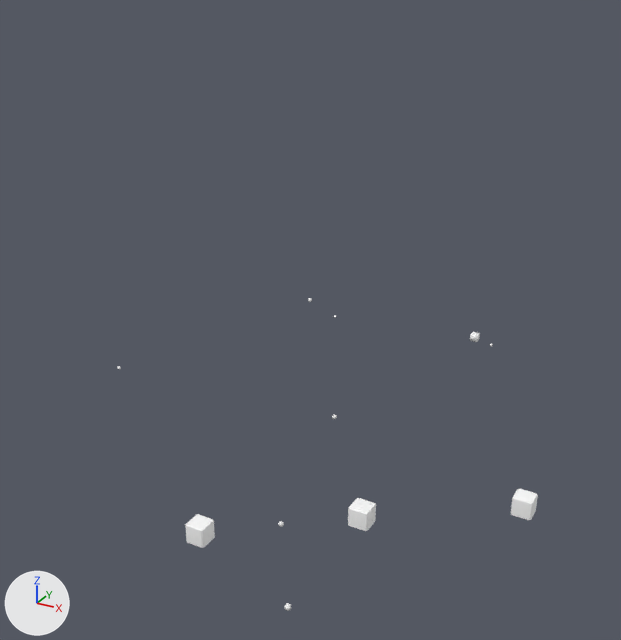
Before and after pictures for a commit that changed the FBX model Reference/Resource/Mesh/Animation/Effect/E_EF_Freeze.fbx.
Camera for both pictures: a 50 mm lens placed at (0.0112, -0.0244, 0.0215), pointed at (-0.0019, -0.0006, 0.0096). Arrows for +X, +Y and +Z are at lower left; the lights stay in place. Where no turn or scale is listed for an object, it has been applied to the vertices. Vertices at the same position are counted once.

In view in the first picture: 'box1', 'box2', 'box3', 'core', 'core6 1', 'core6 2', 'core6 3', 'moyou'.
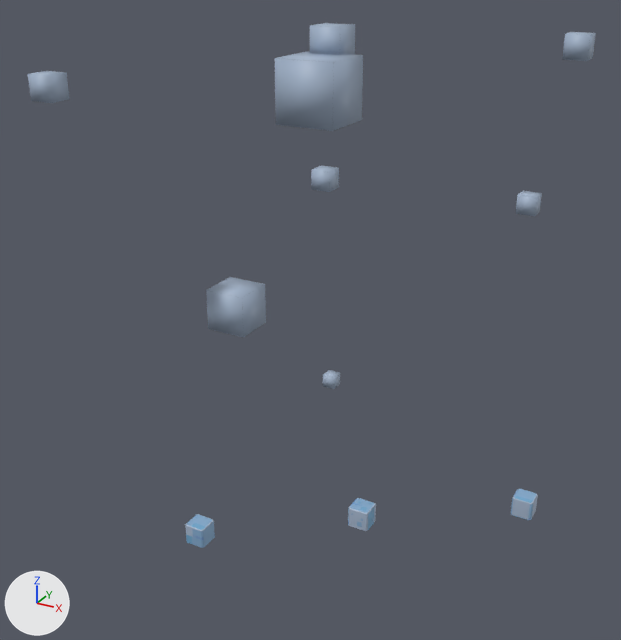
Not drawn themselves, but carrying or shaping drawn objects: ob_up7, ob_up8, ob_up2, ob_up9, ob_up3, ob_up4, ob_up5, ob_up1.

Location of each change, (x1, y1, x2, y2) in pixels of the pictures (621 x 640 px):
'core6 2', surface changed, recoloured, moved, rescaled (1171% wider, 800% taller)
    before: (285, 603, 291, 611)
    after: (275, 51, 363, 131)
'core6 1', surface changed, recoloured, moved, rescaled
    before: (278, 521, 284, 527)
    after: (206, 277, 266, 338)
'core6', surface changed, recoloured, moved, rescaled
    before: (308, 298, 312, 302)
    after: (310, 23, 355, 55)
'core9', surface changed, recoloured, moved, rescaled (not visible before)
    after: (28, 71, 69, 103)
'core', surface changed, rescaled, moved (218% wider, 173% taller)
    before: (470, 332, 480, 342)
    after: (562, 32, 596, 61)
'box2', surface changed (white to blue)
    both: (185, 514, 215, 548)
'core7', surface changed, recoloured, moved, rescaled (not visible before)
    after: (311, 165, 339, 192)
'box1', surface changed (white to blue)
    both: (348, 498, 376, 531)
'box3', surface changed, recoloured (white to blue)
    both: (511, 489, 538, 520)
'core8', surface changed, recoloured, moved, rescaled (not visible before)
    after: (516, 191, 542, 217)
'core6 3', surface changed, recoloured, moved, rescaled
    before: (332, 414, 337, 419)
    after: (323, 370, 340, 389)
'moyou', surface changed
    both: (351, 501, 375, 527)

What changed in the scene script:
```text
Change mat_lambert1:
    remove mat_lambert1.base_color = (1.0, 1.0, 1.0)  # white #ffffff
    mat_lambert1.roughness: 0.553 -> 0.5
    add mat_lambert1.texture = img_e_ef_freeze_png  # with its transparency
Change me_core8:
    where me_core8.from_pydata(...)  # 8 vertices, 12 faces; spans x -0.115..0.115, y -0.115..0.115, z -0.115..0.115
    used by ob_core8; parent = ob_up4; location = (0.0, 0.0, 0.0); scale = (0.347, 0.347, 0.347)
    me_core8 part 7: vertex colours changed
Change me_core7:
    where me_core7.from_pydata(...)  # 8 vertices, 12 faces; spans x -0.115..0.115, y -0.115..0.115, z -0.115..0.115
    used by ob_core7; parent = ob_up3; location = (0.0, 0.0, 0.0); scale = (0.347, 0.347, 0.347)
    me_core7 part 6: vertex colours changed
Change me_core9:
    where me_core9.from_pydata(...)  # 8 vertices, 12 faces; spans x -0.115..0.115, y -0.115..0.115, z -0.115..0.115
    used by ob_core9; parent = ob_up5; location = (0.0, 0.0, 0.0); scale = (0.347, 0.347, 0.347)
    me_core9 part 3: vertex colours changed
Change me_core6_3:
    where me_core6_3.from_pydata(...)  # 8 vertices, 12 faces; spans x -0.115..0.115, y -0.115..0.115, z -0.115..0.115
    used by ob_core6_3; parent = ob_up9; location = (0.0, 0.0, 0.0); scale = (0.652, 0.652, 0.652)
    me_core6_3 part 2: vertex colours changed
Change me_core6:
    where me_core6.from_pydata(...)  # 8 vertices, 12 faces; spans x -0.115..0.115, y -0.115..0.115, z -0.115..0.115
    used by ob_core6; parent = ob_up2; location = (0.0, 0.0, 0.0); scale = (0.347, 0.347, 0.347)
    me_core6 part 8: vertex colours changed
Change me_box3:
    where me_box3.from_pydata(...)  # 32 vertices, 60 faces; spans x -0.000411..0.000411, y -0.000411..0.000411, z -0.000404..0.000404
    me_box3 part 5: vertex colours changed
Change me_core6_1:
    where me_core6_1.from_pydata(...)  # 8 vertices, 12 faces; spans x -0.115..0.115, y -0.115..0.115, z -0.115..0.115
    used by ob_core6_1; parent = ob_up7; location = (0.0, 0.0, 0.0); scale = (0.652, 0.652, 0.652)
    me_core6_1 part 4: vertex colours changed
Change me_core6_2:
    where me_core6_2.from_pydata(...)  # 8 vertices, 12 faces; spans x -0.115..0.115, y -0.115..0.115, z -0.115..0.115
    used by ob_core6_2; parent = ob_up8; location = (0.0, 0.0, 0.0); scale = (0.652, 0.652, 0.652)
    me_core6_2 part 1: vertex colours changed
Change ob_up2:
    ob_up2.scale: (0.1, 0.1, 0.1) -> (1.0, 1.0, 1.0)
    ob_up2.location: (0.0, 0.202, 0.404) -> (0.131, 0.935, 0.531)
Change ob_up8:
    ob_up8.scale: (0.1, 0.1, 0.1) -> (1.0, 1.0, 1.0)
    ob_up8.location: (0.0351, -0.759, 0.613) -> (0.144, 0.838, 0.62)
Change ob_up9:
    ob_up9.location: (-0.45, -0.846, -0.644) -> (-0.47, -0.66, -0.65)
    ob_up9.scale: (0.1, 0.1, 0.1) -> (0.388, 0.388, 0.388)
Change ob_up3:
    ob_up3.scale: (0.1, 0.1, 0.1) -> (1.0, 1.0, 1.0)
    ob_up3.location: (-0.298, -0.197, -0.34) -> (-0.438, 0.3, -0.515)
Change ob_up7:
    ob_up7.scale: (0.1, 0.1, 0.1) -> (1.0, 1.0, 1.0)
    ob_up7.location: (-0.356, -0.988, 0.0) -> (-0.488, -0.0432, 0.0643)
Change ob_core:
    ob_core.scale: (1.0, 1.0, 1.0) -> (0.347, 0.347, 0.347)
Change ob_up4:
    ob_up4.location: (0.323, -0.197, -0.383) -> (0.387, 0.328, -0.458)
    ob_up4.scale: (0.1, 0.1, 0.1) -> (0.834, 0.834, 0.834)
Change ob_up1:
    ob_up1.location: (0.377, 0.00348, 0.0) -> (0.593, 0.901, 0.0)
    ob_up1.scale: (0.1, 0.1, 0.1) -> (0.813, 0.813, 0.813)
Change ob_up5:
    ob_up5.location: (-0.749, -0.197, 0.417) -> (-0.839, 0.758, 0.499)
    ob_up5.scale: (0.1, 0.1, 0.1) -> (0.984, 0.984, 0.984)
```
